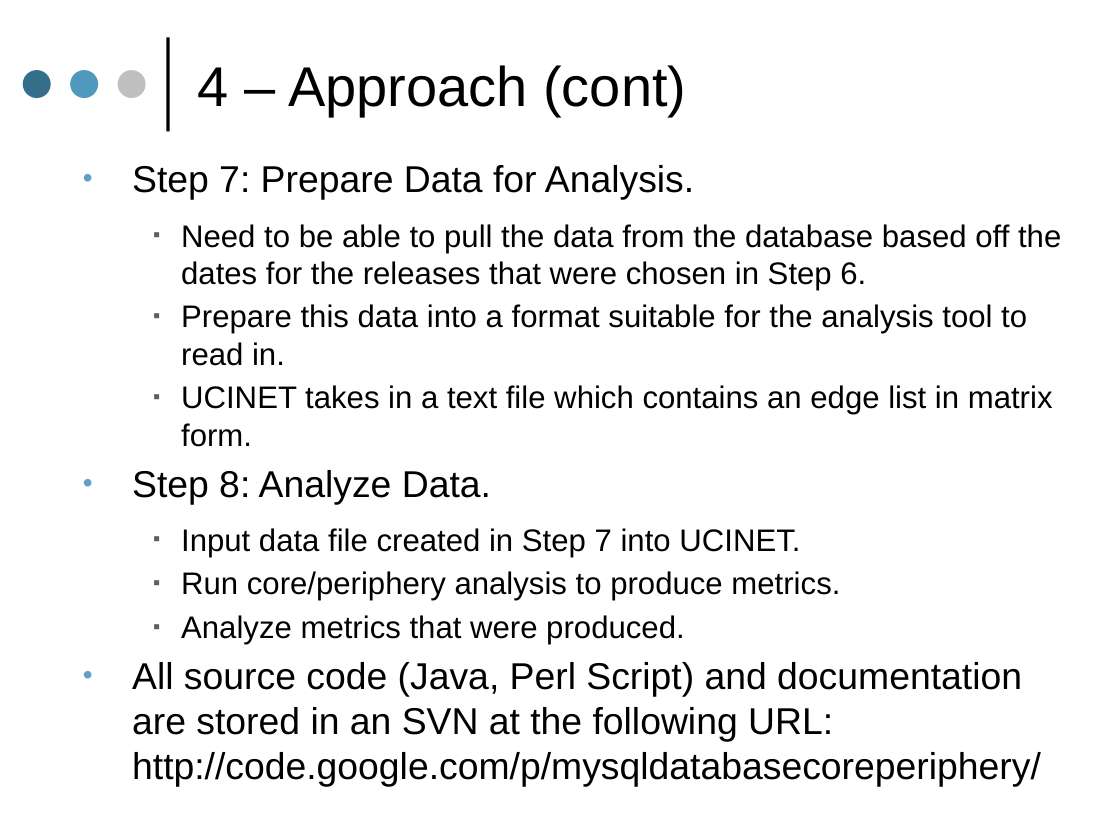
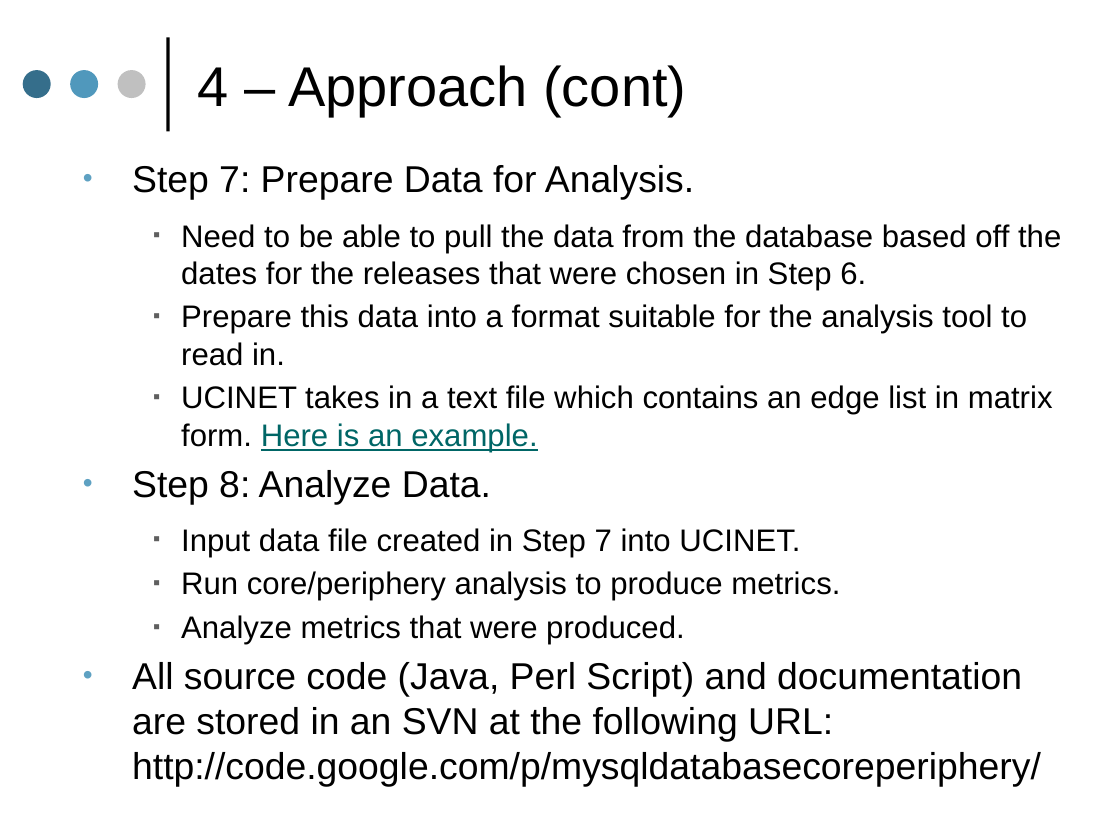
Before and after one commit to osecki/mysqldatabasecoreperiphery, a slide deck: slide 32 of Documentation/Final Presentation/Analysis Team - Final Presentation.pptx. Drawn at 1120x840 pixels with LibreOffice and Linux fonts; fonts in the diff are those of the drawing. Boxes give left, top, right and bottom in pixels: in the first picture for what was removed or moved away, otherwise in the second. Text is boxed around its words. In the diff, an @@ line names an element or a change of style, - is before the commit and + after.

```diff
--- a/Documentation/Final Presentation/Analysis Team - Final Presentation.pptx
+++ b/Documentation/Final Presentation/Analysis Team - Final Presentation.pptx
@@ text at bbox=[181, 385, 1053, 452]: text changed @@
-  ▪ UCINET takes in a text file which contains an edge list in matrix form.
+  ▪ UCINET takes in a text file which contains an edge list in matrix form. Here is an example.
```
Also in this commit, not shown: 4 other slides changed, 2 other files.
